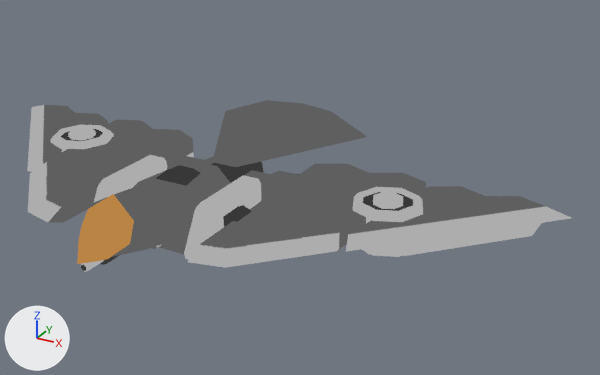
Two versions of the Blender file Assets/Model/eagle.blend, one commit apart.
Both versions are drawn from a 50 mm camera at (3.65, -4.77, 2.75) aimed at (0.62, 0.74, 0.0). Lighting does not change. The marker at lower left points along +X, +Y and +Z. The first picture is the older version.

Objects in the first picture: 'Body', 'Head'.
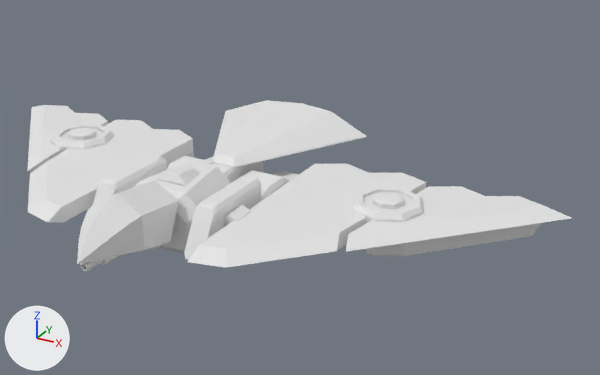
The edits, one by one:
me_cube_022 has 1224 vertices, 1094 faces and spans x -2.74..2.74, y -0.84..1.92, z -0.57..0.33.
me_cube_022 no longer uses material mat_material_001.
me_cube_021 has 143 vertices, 132 faces and spans x -0.218..0.218, y -0.717..0.138, z -0.068..0.46.
me_cube_021 no longer uses material mat_material_001.

Changed parts and their boxes (x1, y1, x2, y2) in the pictures (600 x 375 px):
'Body', recoloured (grey to white): (27, 100, 571, 268) in both
'Head', recoloured (lighter): (77, 180, 179, 272) in both
